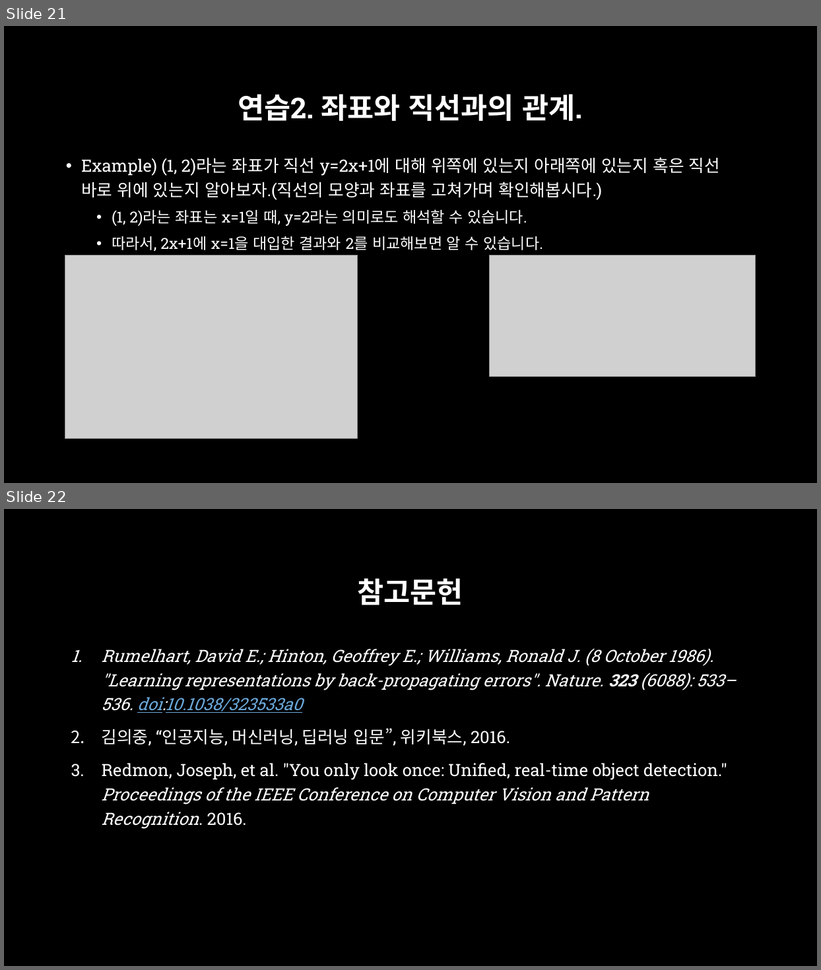
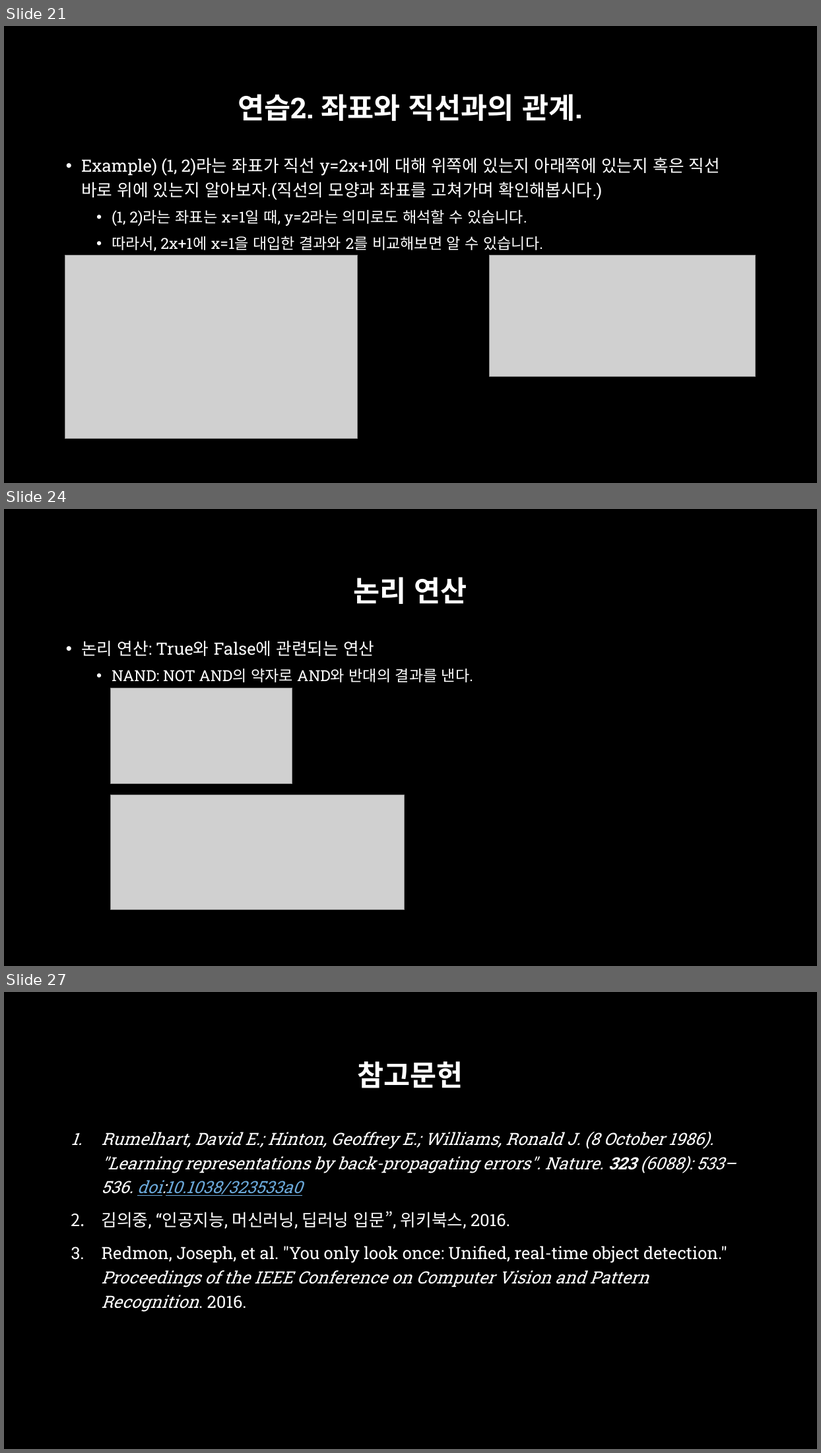
Before and after one commit to across0406/2017-GNU-Science-Camp-of-Computer-Science, a slide deck: ppt/2. 실습환경 및 Python 기초.pptx. Shown one above the other, each under a label of ours: slides 21 and 22 before the commit, slides 21, 24 and 27 after it; the slides between them are not shown. The pictures are 821x970 and 821x1453 pixels, drawn with LibreOffice and Linux fonts; fonts in the diff are those of the drawing; grey boxes stand for pictures; background and template pictures are left out. Boxes give left, top, right and bottom in pixels: in the first picture for what was removed or moved away, otherwise in the second. Text is boxed around its words. In the diff, an @@ line names an element or a change of style, - is before the commit and + after.

```diff
--- a/ppt/2. 실습환경 및 Python 기초.pptx
+++ b/ppt/2. 실습환경 및 Python 기초.pptx
@@ slide 24 added at (x1=4, y1=509, x2=817, y2=966), background picture (left out) @@
@@ title added at (x1=353, y1=577, x2=467, y2=604), 34 pt, text #FFFFFF, bold @@
+논리 연산
@@ text added at (x1=81, y1=640, x2=473, y2=683), 18 pt, text #FFFFFF @@
+• 논리 연산: True와 False에 관련되는 연산
+  • NAND: NOT AND의 약자로 AND와 반대의 결과를 낸다.
@@ picture added at (x1=111, y1=689, x2=292, y2=784) @@
@@ picture added at (x1=111, y1=795, x2=404, y2=910) @@
@@ what was slide 22 is now slide 27 @@
```
Also in this commit, not shown: 1 slide changed, 4 other slides added, 1 other file.
